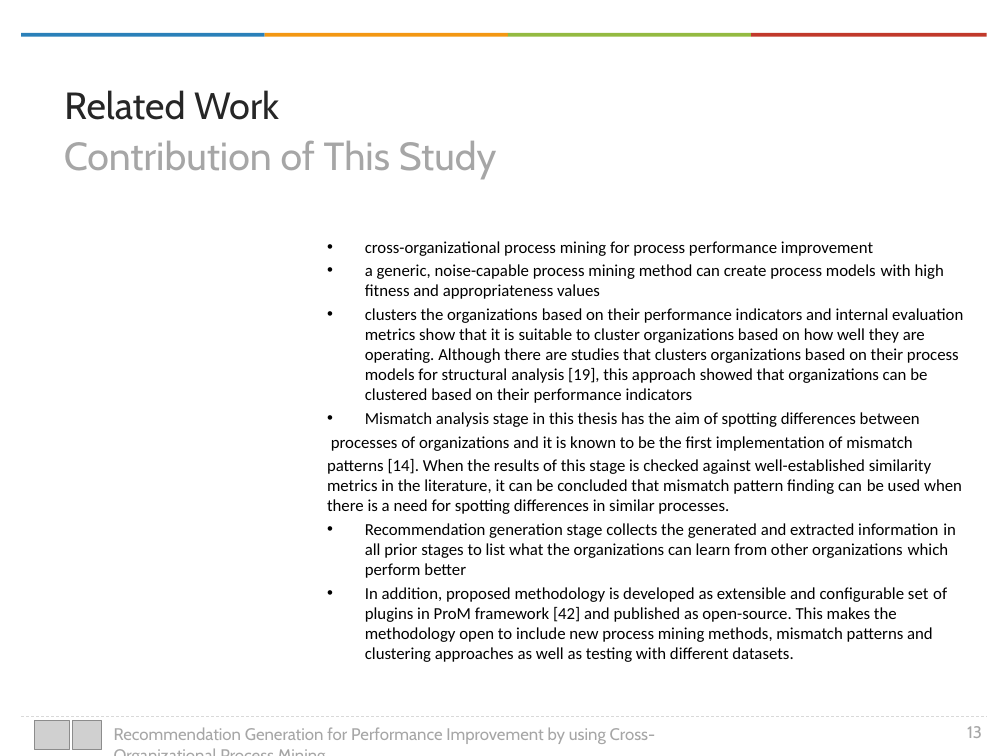
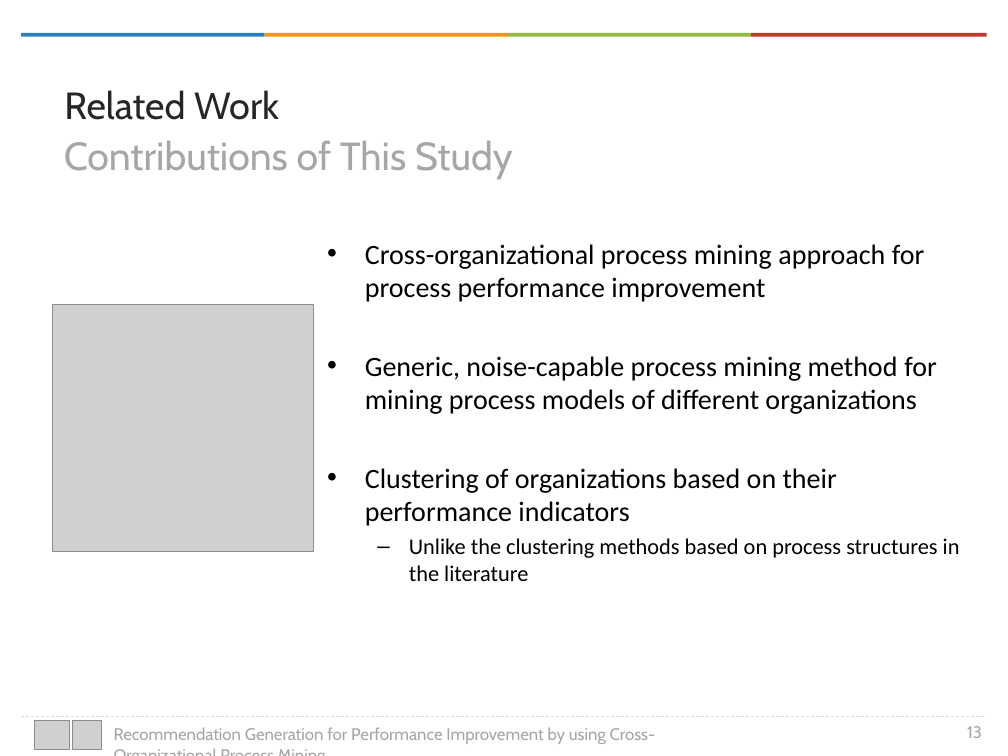
Before and after one commit to onuryilmaz/cross-org-proc-min-thesis, a slide deck: slide 13 of presentation.pptx. Drawn at 1008x756 pixels with LibreOffice and Linux fonts; fonts in the diff are those of the drawing; grey boxes stand for pictures; background and template pictures are left out. Boxes give left, top, right and bottom in pixels: in the first picture for what was removed or moved away, otherwise in the second. Text is boxed around its words. In the diff, an @@ line names an element or a change of style, - is before the commit and + after.

```diff
--- a/presentation.pptx
+++ b/presentation.pptx
@@ text at [64,141,513,179]: text changed @@
-Contribution of This Study
+Contributions of This Study
@@ text at [365,244,960,581]: text changed; size 12 to 20 pt @@
-• cross-organizational process mining for process performance improvement
-• a generic, noise-capable process mining method can create process models with high fitness and appropriateness values
-• clusters the organizations based on their performance indicators and internal evaluation metrics show that it is suitable to cluster organizations based on how well they are operating. Although there are studies that clusters organizations based on their process models for structural analysis [19], this approach showed that organizations can be clustered based on their performance indicators
-• Mismatch analysis stage in this thesis has the aim of spotting differences between
-processes of organizations and it is known to be the first implementation of mismatch
-patterns [14]. When the results of this stage is checked against well-established similarity metrics in the literature, it can be concluded that mismatch pattern finding can be used when there is a need for spotting differences in similar processes.
-• Recommendation generation stage collects the generated and extracted information in all prior stages to list what the organizations can learn from other organizations which perform better
-• In addition, proposed methodology is developed as extensible and configurable set of plugins in ProM framework [42] and published as open-source. This makes the methodology open to include new process mining methods, mismatch patterns and clustering approaches as well as testing with different datasets.
+• Cross-organizational process mining approach for process performance improvement
+• Generic, noise-capable process mining method for mining process models of different organizations
+• Clustering of organizations based on their performance indicators
+  – Unlike the clustering methods based on process structures in the literature
@@ picture added at [52,304,313,551] @@
```
Also in this commit, not shown: 17 other slides changed, 15 slides added, 25 other files.
